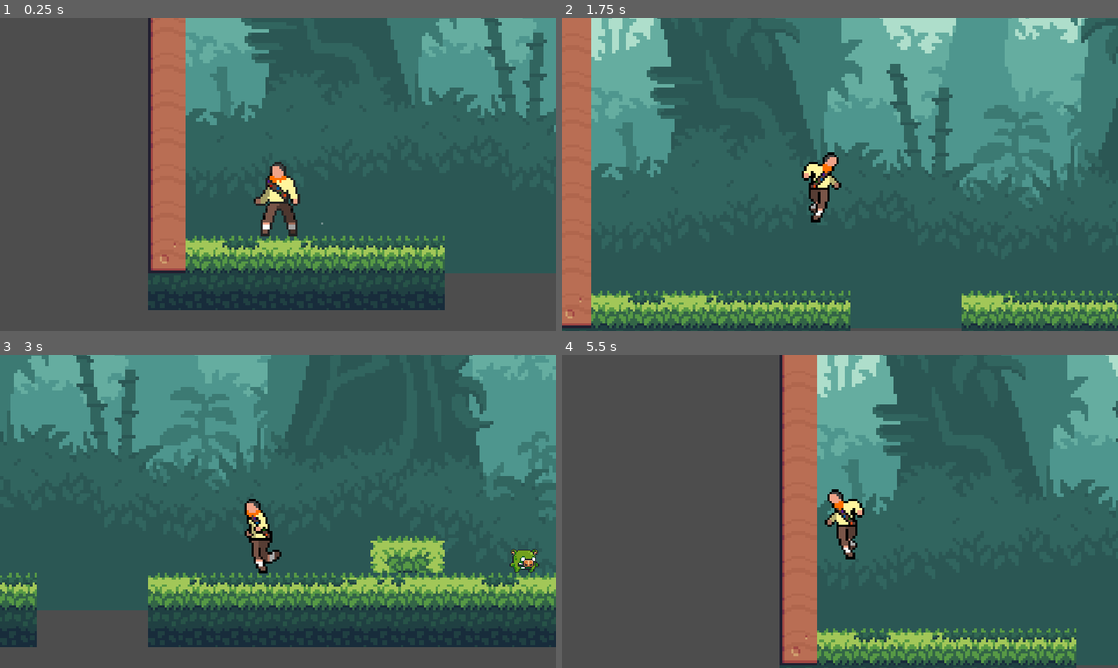
Above: before the commit, frames 1-4 (two rows, left to right).
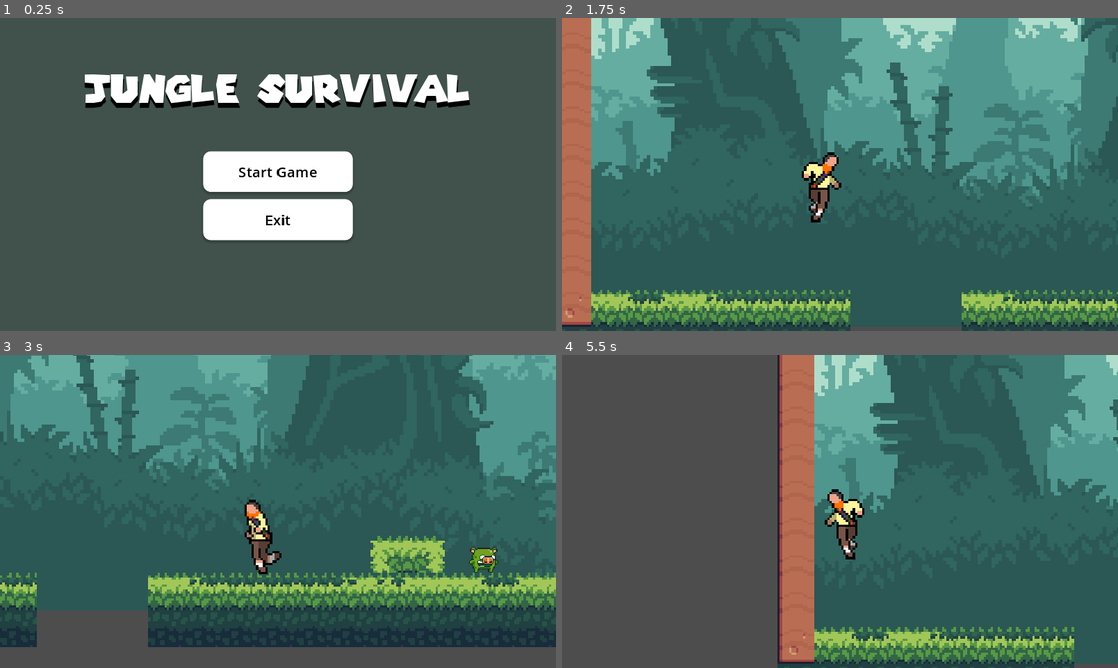
Above: after the commit, the same moments.

Repository: DavidNobela/UP
Game: Godot game, scene res://scene/main_menu.tscn
Two runs of this game, one before a commit and one after it. Both use one fixed random seed, a clock stepped at 60 frames per second and the inputs below. Before the commit the project starts from res://scene/main.tscn.
Inputs (mouse positions are in pixels of both pictures, inside the frame that each line leads up to):
- Up to frame 1 (0.25 s): no input
- Up to frame 2 (1.75 s): click (840, 171) at 0.5 s, where only the run after the commit has a clickable "Start Game"; hold D (move_right) from 1.28 s (still down); tap Space (jump) at 1.52 s
- Up to frame 3 (3 s): tap Space (jump) at 2.27 s; release D (move_right) at 2.78 s; hold A (move_left) from 2.78 s (still down)
- Up to frame 4 (5.5 s): release A (move_left) at 3.53 s; hold D (move_right) 3.53-5.03 s; tap Space (jump) at 3.77, 4.52, 5.27 s; hold A (move_left) from 5.03 s (still down)

The runs differ from the first frame. In frame 1, 36% of the frame differs, in the area x 15-100%, y 0-94%; in frame 2, 3.3%; in frame 3, 0.9%; in frame 4, 6.3%.

Commit message:
pause menu

Diff:
--- /dev/null
+++ b/up/main_menu.gd
@@ -0,0 +1,11 @@
+extends Control
+
+
+
+
+func _on_start_pressed() -> void:
+	get_tree().change_scene_to_file("res://scene/Level1.tscn")
+
+
+func _on_exit_pressed() -> void:
+	get_tree().quit()
--- a/up/project.godot
+++ b/up/project.godot
@@ -11,7 +11,7 @@
 [application]
 
 config/name="UP"
-run/main_scene="res://scene/main.tscn"
+run/main_scene="res://scene/main_menu.tscn"
 config/features=PackedStringArray("4.3", "Forward Plus")
 config/icon="res://icon.svg"
 
--- a/up/scene/main.tscn
+++ b/up/scene/Level1.tscn
@@ -1,18 +1,18 @@
 [gd_scene load_steps=15 format=3 uid="uid://b1c2tedkytjs1"]
 
-[ext_resource type="Texture2D" uid="uid://da7ns7ntt2k6l" path="res://Jungle Asset Pack/parallax background/plx-1.png" id="1_a665k"]
-[ext_resource type="Texture2D" uid="uid://thlwwf285udv" path="res://Jungle Asset Pack/parallax background/plx-2.png" id="2_ltpy1"]
-[ext_resource type="Texture2D" uid="uid://184ec5yaw68g" path="res://Jungle Asset Pack/parallax background/plx-3.png" id="3_nbpoh"]
-[ext_resource type="Texture2D" uid="uid://d0t0eilxrs084" path="res://Jungle Asset Pack/parallax background/plx-4.png" id="4_a2grw"]
-[ext_resource type="Texture2D" uid="uid://bp7oi5k05mqhh" path="res://Jungle Asset Pack/parallax background/plx-5.png" id="5_t4pdv"]
-[ext_resource type="Texture2D" uid="uid://kduxbogb88md" path="res://Jungle Asset Pack/jungle tileset/jungle tileset.png" id="6_5y47f"]
-[ext_resource type="Texture2D" uid="uid://ecj6vmjaud44" path="res://Free/Terrain/Terrain (16x16).png" id="7_ejd1g"]
-[ext_resource type="PackedScene" uid="uid://dc2yn0fcqusdg" path="res://scene/player.tscn" id="8_3p3tq"]
-[ext_resource type="PackedScene" uid="uid://w38ddd0apkl1" path="res://scene/killzone.tscn" id="9_nty3x"]
-[ext_resource type="PackedScene" uid="uid://rpl66nomafai" path="res://scene/snake.tscn" id="10_cx5ph"]
+[ext_resource type="Texture2D" uid="uid://da7ns7ntt2k6l" path="res://Jungle Asset Pack/parallax background/plx-1.png" id="1_b161l"]
+[ext_resource type="Texture2D" uid="uid://thlwwf285udv" path="res://Jungle Asset Pack/parallax background/plx-2.png" id="2_taeyl"]
+[ext_resource type="Texture2D" uid="uid://184ec5yaw68g" path="res://Jungle Asset Pack/parallax background/plx-3.png" id="3_cl0v4"]
+[ext_resource type="Texture2D" uid="uid://d0t0eilxrs084" path="res://Jungle Asset Pack/parallax background/plx-4.png" id="4_8v3la"]
+[ext_resource type="Texture2D" uid="uid://bp7oi5k05mqhh" path="res://Jungle Asset Pack/parallax background/plx-5.png" id="5_satbb"]
+[ext_resource type="Texture2D" uid="uid://kduxbogb88md" path="res://Jungle Asset Pack/jungle tileset/jungle tileset.png" id="6_f6dch"]
+[ext_resource type="Texture2D" uid="uid://ecj6vmjaud44" path="res://Free/Terrain/Terrain (16x16).png" id="7_oaka5"]
+[ext_resource type="PackedScene" uid="uid://rpl66nomafai" path="res://scene/snake.tscn" id="8_32yhc"]
+[ext_resource type="PackedScene" uid="uid://dc2yn0fcqusdg" path="res://scene/player.tscn" id="9_m45dl"]
+[ext_resource type="PackedScene" uid="uid://w38ddd0apkl1" path="res://scene/killzone.tscn" id="10_u5a2i"]
 
 [sub_resource type="TileSetAtlasSource" id="TileSetAtlasSource_p1xov"]
-texture = ExtResource("6_5y47f")
+texture = ExtResource("6_f6dch")
 19:1/0 = 0
 19:1/0/physics_layer_0/polygon_0/points = PackedVector2Array(-8, -8, 8, -8, 8, 8, -8, 8)
 21:1/0 = 0
--- /dev/null
+++ b/up/scene/main_menu.tscn
@@ -0,0 +1,127 @@
+[gd_scene load_steps=9 format=3 uid="uid://of4vrwy7f0dr"]
+
+[ext_resource type="Script" path="res://main_menu.gd" id="1_anp4v"]
+[ext_resource type="Texture2D" uid="uid://da7ns7ntt2k6l" path="res://Jungle Asset Pack/parallax background/plx-1.png" id="1_xp5kl"]
+[ext_resource type="FontFile" uid="uid://gf34upicsbdc" path="res://SuperMario256.ttf" id="2_y8vqh"]
+
+[sub_resource type="StyleBoxTexture" id="StyleBoxTexture_fnm8n"]
+texture = ExtResource("1_xp5kl")
+modulate_color = Color(0.370364, 0.370364, 0.370364, 1)
+
+[sub_resource type="StyleBoxEmpty" id="StyleBoxEmpty_o81tw"]
+
+[sub_resource type="StyleBoxFlat" id="StyleBoxFlat_afvb3"]
+bg_color = Color(0.843184, 0.843184, 0.843184, 1)
+corner_radius_top_left = 16
+corner_radius_top_right = 16
+corner_radius_bottom_right = 16
+corner_radius_bottom_left = 16
+shadow_color = Color(0, 0, 0, 0.2)
+shadow_size = 5
+shadow_offset = Vector2(0, 3.41)
+
+[sub_resource type="StyleBoxFlat" id="StyleBoxFlat_3mxbd"]
+bg_color = Color(0.856067, 0.856067, 0.856067, 1)
+corner_radius_top_left = 16
+corner_radius_top_right = 16
+corner_radius_bottom_right = 16
+corner_radius_bottom_left = 16
+shadow_color = Color(0, 0, 0, 0.2)
+shadow_size = 5
+shadow_offset = Vector2(0, 3.41)
+
+[sub_resource type="StyleBoxFlat" id="StyleBoxFlat_gqq5v"]
+bg_color = Color(1, 1, 1, 1)
+corner_radius_top_left = 16
+corner_radius_top_right = 16
+corner_radius_bottom_right = 16
+corner_radius_bottom_left = 16
+shadow_color = Color(0, 0, 0, 0.2)
+shadow_size = 5
+shadow_offset = Vector2(0, 3.41)
+
+[node name="MainMenu" type="Control"]
+layout_mode = 3
+anchors_preset = 15
+anchor_right = 1.0
+anchor_bottom = 1.0
+grow_horizontal = 2
+grow_vertical = 2
+script = ExtResource("1_anp4v")
+
+[node name="Panel" type="Panel" parent="."]
+layout_mode = 1
+anchors_preset = 15
+anchor_right = 1.0
+anchor_bottom = 1.0
+grow_horizontal = 2
+grow_vertical = 2
+theme_override_styles/panel = SubResource("StyleBoxTexture_fnm8n")
+
+[node name="VBoxContainer" type="VBoxContainer" parent="."]
+layout_mode = 1
+anchors_preset = 8
+anchor_left = 0.5
+anchor_top = 0.5
+anchor_right = 0.5
+anchor_bottom = 0.5
+offset_left = -155.0
+offset_top = -48.0
+offset_right = 155.0
+offset_bottom = 136.0
+grow_horizontal = 2
+grow_vertical = 2
+theme_override_constants/separation = 15
+
+[node name="Button" type="Button" parent="VBoxContainer"]
+layout_mode = 2
+size_flags_vertical = 3
+theme_override_colors/font_hover_color = Color(0, 0, 0, 1)
+theme_override_colors/font_pressed_color = Color(0, 0, 0, 1)
+theme_override_colors/font_focus_color = Color(0, 0, 0, 1)
+theme_override_colors/font_color = Color(0, 0, 0, 1)
+theme_override_font_sizes/font_size = 30
+theme_override_styles/focus = SubResource("StyleBoxEmpty_o81tw")
+theme_override_styles/hover = SubResource("StyleBoxFlat_afvb3")
+theme_override_styles/pressed = SubResource("StyleBoxFlat_3mxbd")
+theme_override_styles/normal = SubResource("StyleBoxFlat_gqq5v")
+text = "Start Game"
+
+[node name="Exit" type="Button" parent="VBoxContainer"]
+layout_mode = 2
+size_flags_vertical = 3
+theme_override_colors/font_hover_color = Color(0, 0, 0, 1)
+theme_override_colors/font_pressed_color = Color(0, 0, 0, 1)
+theme_override_colors/font_focus_color = Color(0, 0, 0, 1)
+theme_override_colors/font_color = Color(0, 0, 0, 1)
+theme_override_font_sizes/font_size = 30
+theme_override_styles/focus = SubResource("StyleBoxEmpty_o81tw")
+theme_override_styles/hover = SubResource("StyleBoxFlat_afvb3")
+theme_override_styles/pressed = SubResource("StyleBoxFlat_3mxbd")
+theme_override_styles/normal = SubResource("StyleBoxFlat_gqq5v")
+text = "Exit
+"
+
+[node name="Label" type="Label" parent="."]
+layout_mode = 1
+anchors_preset = 8
+anchor_left = 0.5
+anchor_top = 0.5
+anchor_right = 0.5
+anchor_bottom = 0.5
+offset_left = -401.0
+offset_top = -208.0
+offset_right = 401.0
+offset_bottom = -128.0
+grow_horizontal = 2
+grow_vertical = 2
+theme_override_colors/font_shadow_color = Color(0, 0, 0, 1)
+theme_override_constants/shadow_offset_y = 10
+theme_override_fonts/font = ExtResource("2_y8vqh")
+theme_override_font_sizes/font_size = 80
+text = "Jungle Survival"
+horizontal_alignment = 1
+vertical_alignment = 1
+
+[connection signal="pressed" from="VBoxContainer/Button" to="." method="_on_start_pressed"]
+[connection signal="pressed" from="VBoxContainer/Exit" to="." method="_on_exit_pressed"]
--- a/up/scene/player.tscn
+++ b/up/scene/player.tscn
@@ -113,7 +113,7 @@
 }]
 
 [sub_resource type="RectangleShape2D" id="RectangleShape2D_6wsny"]
-size = Vector2(20, 32)
+size = Vector2(21, 22)
 
 [node name="Player" type="CharacterBody2D"]
 scale = Vector2(2, 2)
@@ -128,5 +128,5 @@
 autoplay = "idle"
 
 [node name="CollisionShape2D" type="CollisionShape2D" parent="."]
-position = Vector2(0, -16)
+position = Vector2(-0.5, -11.5)
 shape = SubResource("RectangleShape2D_6wsny")
--- a/up/scene/snake.tscn
+++ b/up/scene/snake.tscn
@@ -76,7 +76,7 @@
 }]
 
 [sub_resource type="RectangleShape2D" id="RectangleShape2D_4tk10"]
-size = Vector2(33.75, 26.25)
+size = Vector2(36.25, 26.25)
 
 [node name="Snake" type="Node2D"]
 light_mask = 2
Binary file added: up/SuperMario256.ttf
Not shown, added: up/SuperMario256.ttf.import
Not shown: 4 places in up/scene/Level1.tscn that only renumber resources
